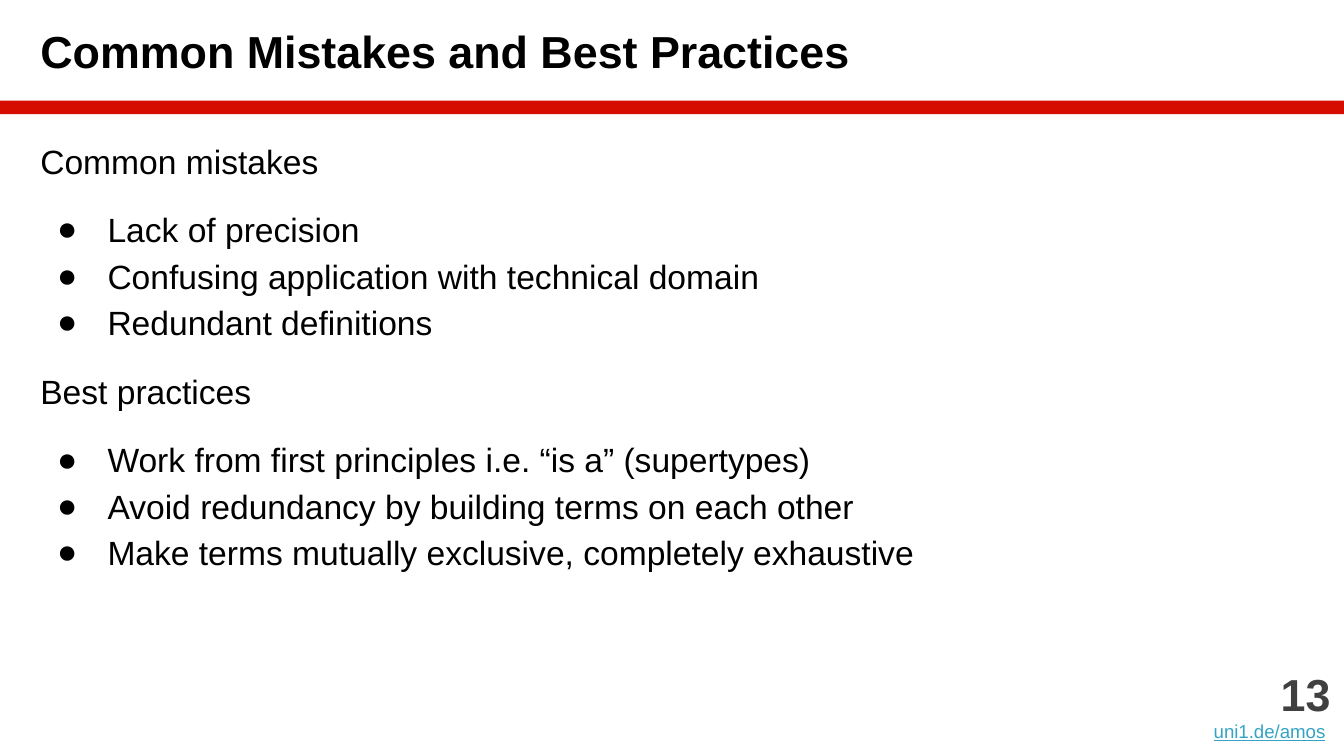
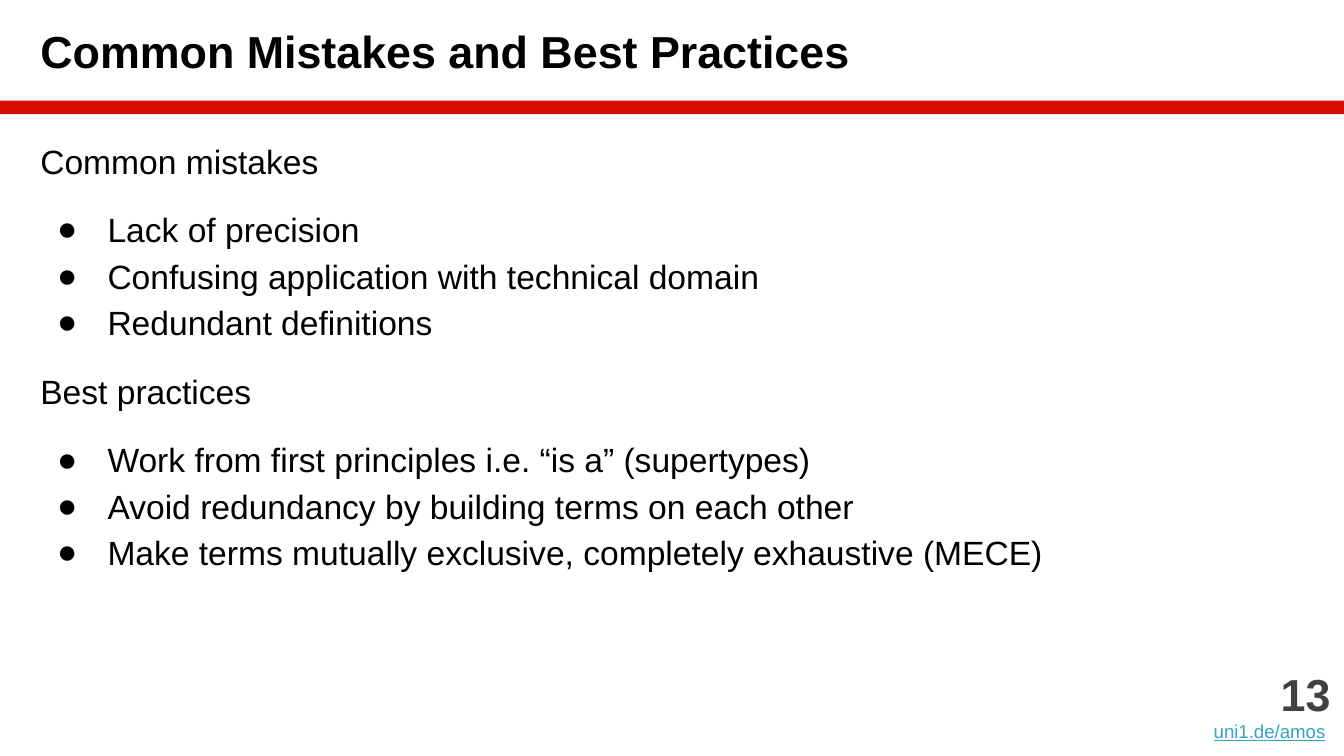
Before and after one commit to dirkriehle/amos-course, a slide deck: slide 13 of Lecture slides/AMOS B04 - Agile Planning.pptx. Drawn at 1344x756 pixels with LibreOffice and Linux fonts; fonts in the diff are those of the drawing. Boxes give left, top, right and bottom in pixels: in the first picture for what was removed or moved away, otherwise in the second. Text is boxed around its words. In the diff, an @@ line names an element or a change of style, - is before the commit and + after.

```diff
--- a/Lecture slides/AMOS B04 - Agile Planning.pptx
+++ b/Lecture slides/AMOS B04 - Agile Planning.pptx
@@ text at (x1=108, y1=540, x2=1042, y2=571): text changed @@
-● Make terms mutually exclusive, completely exhaustive
+● Make terms mutually exclusive, completely exhaustive (MECE)
```
Also in this commit, not shown: 6 other slides changed, 1 other file.
